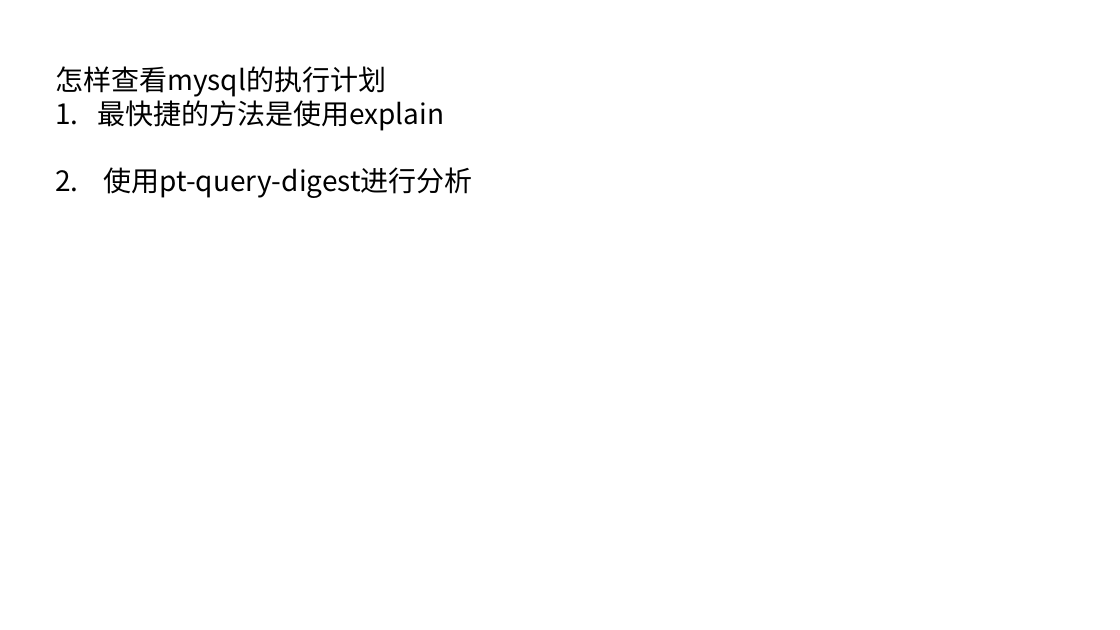
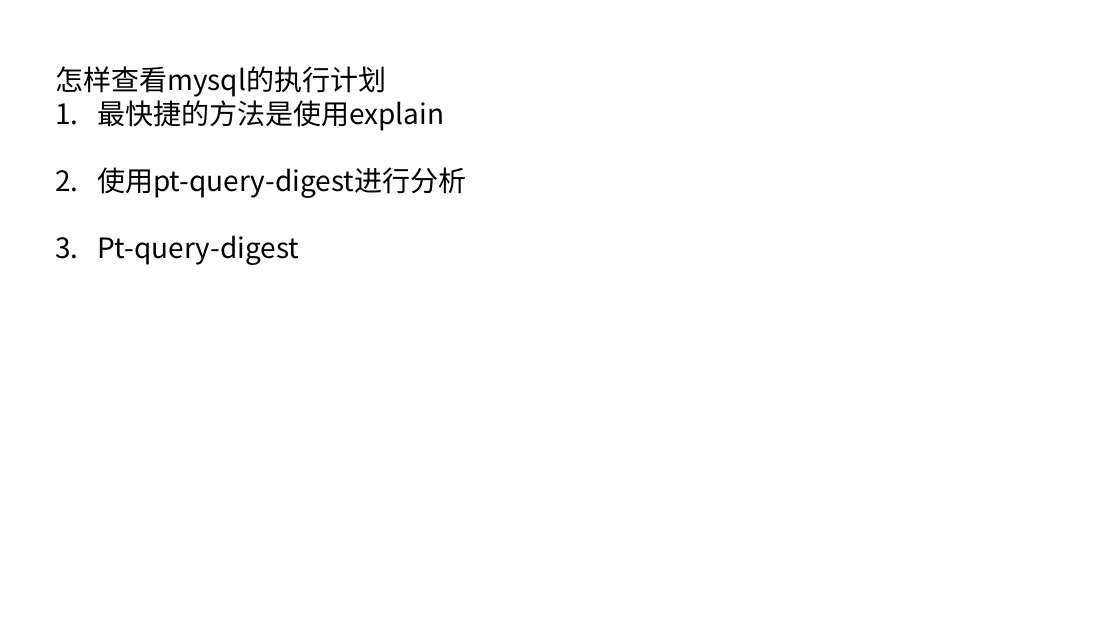
Before and after one commit to ronghuaihai/sharefiles, a slide deck: slide 30 of 数据库演示.pptx (slide 25 before the commit). Drawn at 1120x630 pixels with LibreOffice and Linux fonts; fonts in the diff are those of the drawing; background and template pictures are left out. Boxes give left, top, right and bottom in pixels: in the first picture for what was removed or moved away, otherwise in the second. Text is boxed around its words. In the diff, an @@ line names an element or a change of style, - is before the commit and + after.

```diff
--- a/数据库演示.pptx
+++ b/数据库演示.pptx
@@ text at bbox=[97, 167, 466, 265]: text changed @@
-2. 使用pt-query-digest进行分析
+2. 使用pt-query-digest进行分析
+3. Pt-query-digest
```
Also in this commit, not shown: 11 other slides changed, 6 slides added, 3 slides removed, 2 other files.
